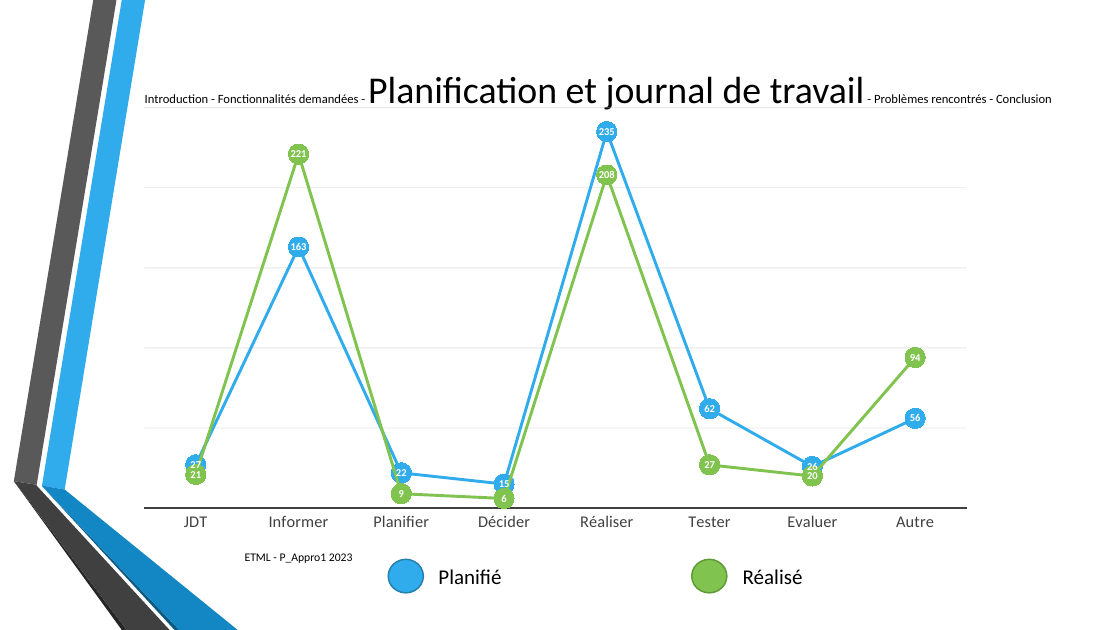
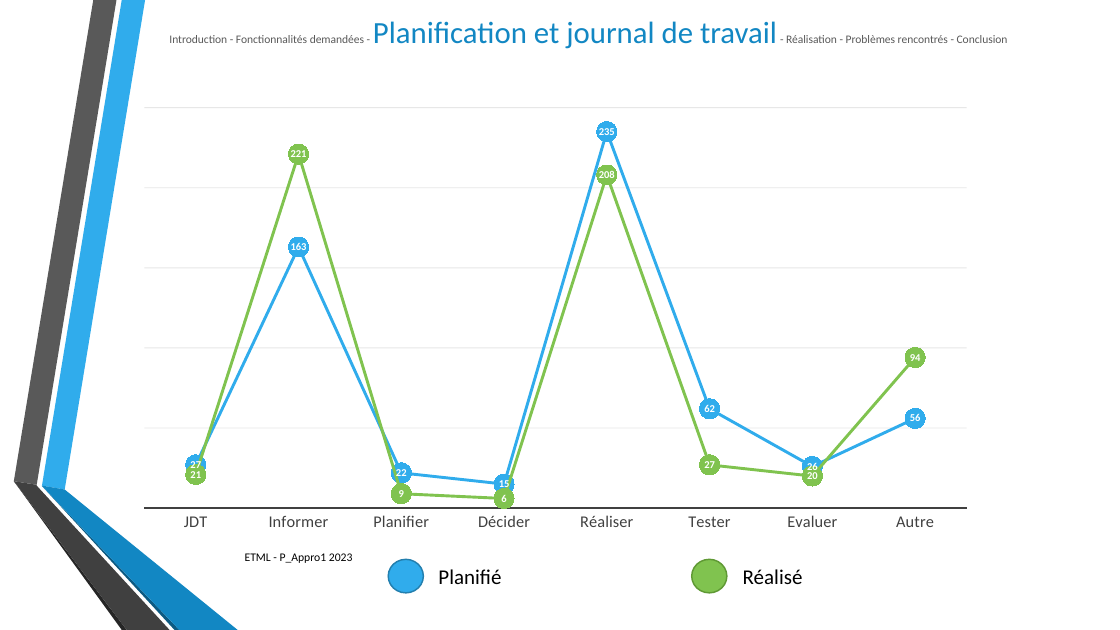
Before and after one commit to SylvainPhilipona/Recuperation-des-AutoEvaluations, a slide deck: slide 5 of CDC-rapport-jdt/Presentation/Presentation_philipona.pptx. Drawn at 1120x630 pixels with LibreOffice and Linux fonts; fonts in the diff are those of the drawing; background and template pictures are left out. Boxes give left, top, right and bottom in pixels: in the first picture for what was removed or moved away, otherwise in the second. Text is boxed around its words. In the diff, an @@ line names an element or a change of style, - is before the commit and + after.

```diff
--- a/CDC-rapport-jdt/Presentation/Presentation_philipona.pptx
+++ b/CDC-rapport-jdt/Presentation/Presentation_philipona.pptx
@@ text at <box>169,21,1008,49</box>: text changed; size 10.8 to 9.9 pt; text colour #000000 to #595959 @@
-Introduction - Fonctionnalités demandées - Planification et journal de travail - Problèmes rencontrés - Conclusion
+Introduction - Fonctionnalités demandées - Planification et journal de travail - Réalisation - Problèmes rencontrés - Conclusion
```
Also in this commit, not shown: 7 other slides changed, 1 slide added.
